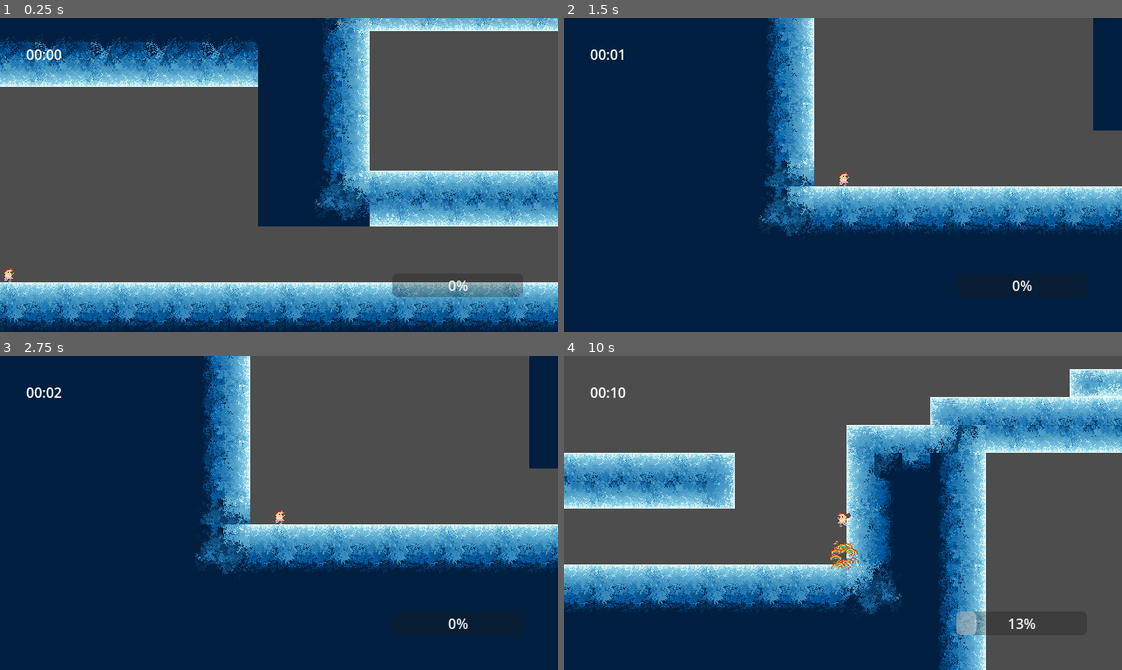
Above: before the commit, frames 1-4 (two rows, left to right).
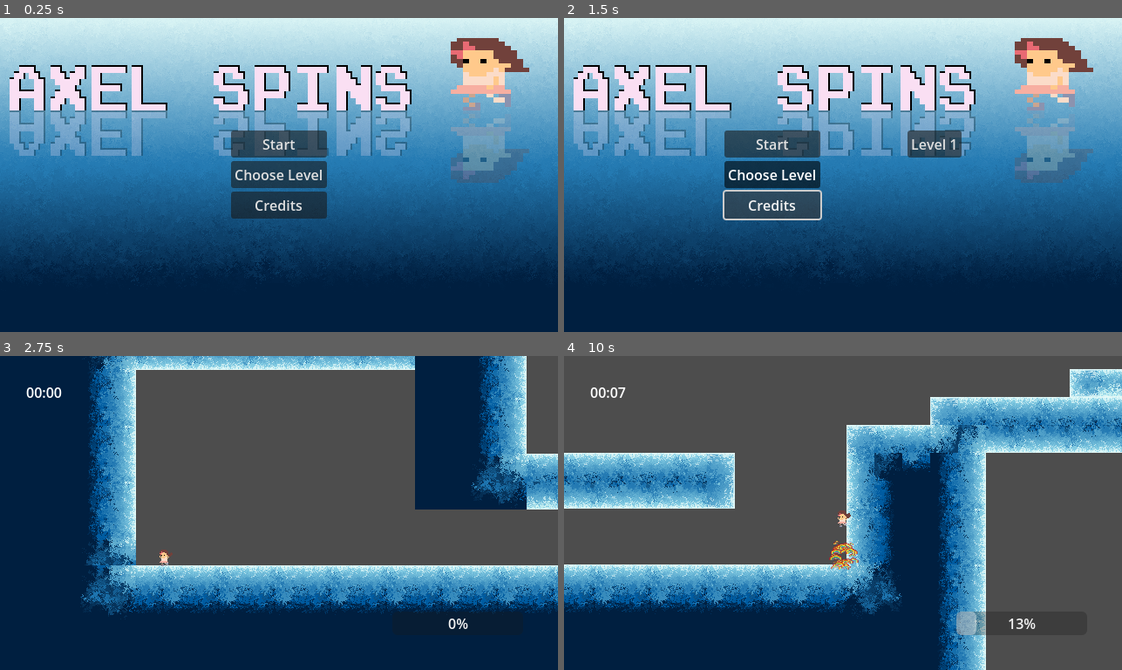
Above: after the commit, the same moments.

Repository: Bitsilisk/speedjam-8
Game: Godot game, scene res://scenes/main.tscn
Two runs of this game, one before a commit and one after it. Both use one fixed random seed, a clock stepped at 60 frames per second and the inputs below. Before the commit the project starts from res://scenes/testbed.tscn.
Inputs (mouse positions are in pixels of both pictures, inside the frame that each line leads up to):
- Up to frame 1 (0.25 s): no input
- Up to frame 2 (1.5 s): click (843, 175) at 0.5 s, where only the run after the commit has a clickable "Choose Level"; click (770, 206) at 1.25 s, where only the run after the commit has a clickable "Credits"
- Up to frame 3 (2.75 s): click (206, 481) at 2 s, where only the run after the commit has a clickable "Start"
- Up to frame 4 (10 s): tap Enter (enter) at 2.75, 2.85, 3.8, 4.35, 5.3, 6.05, 6.8, 7.35, 8.3, 8.85, 9.8 s; move the mouse to (965, 497) at 2.77 s; hold D (move_right) 2.78-3.53 s; click (965, 497) at 2.92 s; tap Space (jump) at 3.02, 3.77, 5.27, 6.02, 6.77, 8.27, 9.02, 9.77 s; move the mouse to (731, 528) at 3.52 s; hold Down (down) 3.53-4.28 s; tap Shift (dash) at 3.6, 8.1 s; move the mouse to (898, 443) at 4.27 s; hold D (move_right) 4.28-5.03 s; move the mouse to (815, 575) at 5.02 s; hold Up (up) 5.03-5.78 s; tap S (fast_fall) at 5.1, 9.6 s; click (815, 575) at 5.17 s; move the mouse to (1010, 560) at 5.77 s; hold F 5.78-6.53 s; hold Left (left) 5.78-7.28 s; move the mouse to (675, 465) at 6.52 s; tap Q at 6.6 s; move the mouse to (870, 513) at 7.27 s; hold Down (down) 7.28-8.03 s; click (870, 513) at 7.42 s; move the mouse to (759, 434) at 8.02 s; hold D (move_right) 8.03-8.78 s; move the mouse to (965, 497) at 8.77 s; hold Up (up) 8.78-9.53 s; move the mouse to (731, 528) at 9.52 s; hold D (move_right) from 9.53 s (still down); click (731, 528) at 9.67 s

The runs differ from the first frame. In frame 1, 95% of the frame differs, in the area x 0-100%, y 0-100%; in frame 2, 74%; in frame 3, 51%; in frame 4, less than 0.1%.
Error after the commit: Invalid access to property or key 'items' on a base object of type 'Nil'. (res://scripts/leaderboard.gd:154)

Commit message:
Main scene updates!

Diff:
--- a/project.godot
+++ b/project.godot
@@ -11,7 +11,7 @@
 [application]
 
 config/name="speedjam-8"
-run/main_scene="res://scenes/testbed.tscn"
+run/main_scene="res://scenes/main.tscn"
 config/features=PackedStringArray("4.3", "GL Compatibility")
 config/icon="res://icon.svg"
 
--- /dev/null
+++ b/scenes/main.tscn
@@ -0,0 +1,43 @@
+[gd_scene load_steps=9 format=3 uid="uid://bx3n8pi2plujw"]
+
+[ext_resource type="PackedScene" uid="uid://bdldxaka32a6w" path="res://scenes/main_menu.tscn" id="2_wl0pp"]
+[ext_resource type="AudioStream" uid="uid://c8eextcdp3dbw" path="res://assets/audio/sfx/icy_uihoverA.wav" id="3_2iioh"]
+[ext_resource type="AudioStream" uid="uid://dk6xyuqw5w0d4" path="res://assets/audio/sfx/icy_uihoverC#.wav" id="4_pyh1i"]
+[ext_resource type="AudioStream" uid="uid://dekfm2fa46s8r" path="res://assets/audio/sfx/icy_uihoverD.wav" id="5_yb8db"]
+[ext_resource type="AudioStream" uid="uid://d4eeh8808l5yo" path="res://assets/audio/sfx/icy_uihoverF#.wav" id="6_i4lgk"]
+[ext_resource type="AudioStream" uid="uid://bic1r6kiobaqo" path="res://assets/audio/sfx/icy_uihoverG.wav" id="7_ddyam"]
+[ext_resource type="AudioStream" uid="uid://bja6thudab6hb" path="res://assets/audio/sfx/icy_uiclick.wav" id="8_a8cvk"]
+
+[sub_resource type="AudioStreamRandomizer" id="AudioStreamRandomizer_sm0iu"]
+streams_count = 5
+stream_0/stream = ExtResource("3_2iioh")
+stream_1/stream = ExtResource("4_pyh1i")
+stream_1/weight = 0.25
+stream_2/stream = ExtResource("5_yb8db")
+stream_3/stream = ExtResource("6_i4lgk")
+stream_4/stream = ExtResource("7_ddyam")
+stream_4/weight = 0.25
+
+[node name="Main" type="Control"]
+process_mode = 3
+layout_mode = 3
+anchors_preset = 15
+anchor_right = 1.0
+anchor_bottom = 1.0
+grow_horizontal = 2
+grow_vertical = 2
+
+[node name="MainMenu" parent="." node_paths=PackedStringArray("game_node") instance=ExtResource("2_wl0pp")]
+layout_mode = 1
+game_node = NodePath("../Game")
+
+[node name="Game" type="Node2D" parent="."]
+process_mode = 1
+
+[node name="sfx_uihover" type="AudioStreamPlayer" parent="."]
+stream = SubResource("AudioStreamRandomizer_sm0iu")
+bus = &"SFX"
+
+[node name="sfx_uiclick" type="AudioStreamPlayer" parent="."]
+stream = ExtResource("8_a8cvk")
+bus = &"SFX"
--- a/scenes/main_game.tscn
+++ /dev/null
@@ -1,123 +0,0 @@
-[gd_scene load_steps=11 format=3 uid="uid://bx3n8pi2plujw"]
-
-[ext_resource type="Script" path="res://scripts/main_game.gd" id="1_i4yg0"]
-[ext_resource type="Script" path="res://scripts/leaderboard.gd" id="2_gq2q6"]
-[ext_resource type="Texture2D" uid="uid://ddea8yd2pdl2i" path="res://scenes/title_screen.png" id="3_pet02"]
-[ext_resource type="AudioStream" uid="uid://c8eextcdp3dbw" path="res://assets/audio/sfx/icy_uihoverA.wav" id="4_g12oj"]
-[ext_resource type="AudioStream" uid="uid://dk6xyuqw5w0d4" path="res://assets/audio/sfx/icy_uihoverC#.wav" id="5_nyb13"]
-[ext_resource type="AudioStream" uid="uid://dekfm2fa46s8r" path="res://assets/audio/sfx/icy_uihoverD.wav" id="6_kv7io"]
-[ext_resource type="AudioStream" uid="uid://d4eeh8808l5yo" path="res://assets/audio/sfx/icy_uihoverF#.wav" id="7_n0o70"]
-[ext_resource type="AudioStream" uid="uid://bic1r6kiobaqo" path="res://assets/audio/sfx/icy_uihoverG.wav" id="8_fnj85"]
-[ext_resource type="AudioStream" uid="uid://bja6thudab6hb" path="res://assets/audio/sfx/icy_uiclick.wav" id="9_0nknd"]
-
-[sub_resource type="AudioStreamRandomizer" id="AudioStreamRandomizer_sm0iu"]
-streams_count = 5
-stream_0/stream = ExtResource("4_g12oj")
-stream_1/stream = ExtResource("5_nyb13")
-stream_1/weight = 0.25
-stream_2/stream = ExtResource("6_kv7io")
-stream_3/stream = ExtResource("7_n0o70")
-stream_4/stream = ExtResource("8_fnj85")
-stream_4/weight = 0.25
-
-[node name="MainGame" type="Control"]
-process_mode = 3
-layout_mode = 3
-anchors_preset = 15
-anchor_right = 1.0
-anchor_bottom = 1.0
-grow_horizontal = 2
-grow_vertical = 2
-script = ExtResource("1_i4yg0")
-
-[node name="main_menu" type="MarginContainer" parent="."]
-layout_mode = 1
-anchors_preset = 15
-anchor_right = 1.0
-anchor_bottom = 1.0
-offset_left = -100.0
-offset_top = -100.0
-offset_right = 10.0
-offset_bottom = 10.0
-grow_horizontal = 2
-grow_vertical = 2
-theme_override_constants/margin_left = 100
-theme_override_constants/margin_top = 100
-theme_override_constants/margin_right = 10
-theme_override_constants/margin_bottom = 10
-
-[node name="TextureRect" type="TextureRect" parent="main_menu"]
-texture_filter = 1
-layout_mode = 2
-texture = ExtResource("3_pet02")
-metadata/_aseprite_wizard_interface_config_ = {
-"pending_changes": {}
-}
-metadata/_aseprite_wizard_config_ = {
-"i_mode": 1,
-"keep_anim_length": false,
-"layers": [],
-"o_ex_p": "",
-"o_folder": "",
-"o_name": "",
-"only_visible": false,
-"player": "",
-"slice": "",
-"source": "C:/Asesprite/Projects/speedjam/background/title_screen.aseprite"
-}
-metadata/_aseprite_wizard_source_file_hash_ = "4b31be967e28a08195d1aa5fedb8c6f6"
-
-[node name="HBoxContainer" type="HBoxContainer" parent="main_menu"]
-layout_mode = 2
-theme_override_constants/separation = 100
-
-[node name="VBoxContainer" type="VBoxContainer" parent="main_menu/HBoxContainer"]
-layout_mode = 2
-
-[node name="start" type="Button" parent="main_menu/HBoxContainer/VBoxContainer"]
-layout_mode = 2
-text = "Start"
-
-[node name="choose_level" type="Button" parent="main_menu/HBoxContainer/VBoxContainer"]
-layout_mode = 2
-text = "Choose Level"
-
-[node name="credits" type="Button" parent="main_menu/HBoxContainer/VBoxContainer"]
-layout_mode = 2
-text = "Credits"
-
-[node name="leaderboard" type="VBoxContainer" parent="main_menu/HBoxContainer"]
-layout_mode = 2
-theme_override_constants/separation = 20
-script = ExtResource("2_gq2q6")
-
-[node name="all_score" type="Label" parent="main_menu/HBoxContainer/leaderboard"]
-layout_mode = 2
-text = "Loading leaderboard"
-
-[node name="player_score" type="Label" parent="main_menu/HBoxContainer/leaderboard"]
-layout_mode = 2
-text = "Loading your score"
-
-[node name="current_name" type="Label" parent="main_menu/HBoxContainer/leaderboard"]
-layout_mode = 2
-text = "Your name: "
-
-[node name="name_enter" type="LineEdit" parent="main_menu/HBoxContainer/leaderboard"]
-custom_minimum_size = Vector2(150, 0)
-layout_mode = 2
-placeholder_text = "Enter your name"
-max_length = 20
-
-[node name="main_2d" type="Node2D" parent="."]
-process_mode = 1
-
-[node name="sfx_uihover" type="AudioStreamPlayer" parent="."]
-stream = SubResource("AudioStreamRandomizer_sm0iu")
-bus = &"SFX"
-
-[node name="sfx_uiclick" type="AudioStreamPlayer" parent="."]
-stream = ExtResource("9_0nknd")
-bus = &"SFX"
-
-[connection signal="pressed" from="main_menu/HBoxContainer/VBoxContainer/start" to="." method="_on_start_pressed"]
--- /dev/null
+++ b/scenes/main_menu.tscn
@@ -0,0 +1,103 @@
+[gd_scene load_steps=5 format=3 uid="uid://bdldxaka32a6w"]
+
+[ext_resource type="Script" path="res://scripts/main_menu.gd" id="1_427ti"]
+[ext_resource type="Texture2D" uid="uid://ddea8yd2pdl2i" path="res://scenes/title_screen.png" id="1_mnw4v"]
+[ext_resource type="PackedScene" uid="uid://3jyy2ushgi0" path="res://scenes/testbed.tscn" id="2_a27nq"]
+[ext_resource type="Script" path="res://scripts/leaderboard.gd" id="2_aedt5"]
+
+[node name="MainMenu" type="Control" node_paths=PackedStringArray("level_choices")]
+layout_mode = 3
+anchors_preset = 15
+anchor_right = 1.0
+anchor_bottom = 1.0
+grow_horizontal = 2
+grow_vertical = 2
+script = ExtResource("1_427ti")
+levels = Array[PackedScene]([ExtResource("2_a27nq")])
+level_choices = NodePath("CenterContainer/HBoxContainer/LevelChoices")
+
+[node name="Background" type="TextureRect" parent="."]
+texture_filter = 1
+layout_mode = 1
+anchors_preset = 15
+anchor_right = 1.0
+anchor_bottom = 1.0
+grow_horizontal = 2
+grow_vertical = 2
+texture = ExtResource("1_mnw4v")
+metadata/_aseprite_wizard_interface_config_ = {
+"pending_changes": {}
+}
+metadata/_aseprite_wizard_config_ = {
+"i_mode": 1,
+"keep_anim_length": false,
+"layers": [],
+"o_ex_p": "",
+"o_folder": "",
+"o_name": "",
+"only_visible": false,
+"player": "",
+"slice": "",
+"source": "C:/Asesprite/Projects/speedjam/background/title_screen.aseprite"
+}
+metadata/_aseprite_wizard_source_file_hash_ = "4b31be967e28a08195d1aa5fedb8c6f6"
+
+[node name="CenterContainer" type="CenterContainer" parent="."]
+layout_mode = 1
+anchors_preset = 15
+anchor_right = 1.0
+anchor_bottom = 1.0
+grow_horizontal = 2
+grow_vertical = 2
+
+[node name="HBoxContainer" type="HBoxContainer" parent="CenterContainer"]
+layout_mode = 2
+theme_override_constants/separation = 100
+
+[node name="VBoxContainer" type="VBoxContainer" parent="CenterContainer/HBoxContainer"]
+layout_mode = 2
+
+[node name="start" type="Button" parent="CenterContainer/HBoxContainer/VBoxContainer"]
+layout_mode = 2
+text = "Start"
+
+[node name="choose_level" type="Button" parent="CenterContainer/HBoxContainer/VBoxContainer"]
+layout_mode = 2
+toggle_mode = true
+text = "Choose Level"
+
+[node name="credits" type="Button" parent="CenterContainer/HBoxContainer/VBoxContainer"]
+layout_mode = 2
+text = "Credits"
+
+[node name="leaderboard" type="VBoxContainer" parent="CenterContainer/HBoxContainer"]
+visible = false
+layout_mode = 2
+theme_override_constants/separation = 20
+script = ExtResource("2_aedt5")
+
+[node name="all_score" type="Label" parent="CenterContainer/HBoxContainer/leaderboard"]
+layout_mode = 2
+text = "Loading leaderboard"
+
+[node name="player_score" type="Label" parent="CenterContainer/HBoxContainer/leaderboard"]
+layout_mode = 2
+text = "Loading your score"
+
+[node name="current_name" type="Label" parent="CenterContainer/HBoxContainer/leaderboard"]
+layout_mode = 2
+text = "Your name: "
+
+[node name="name_enter" type="LineEdit" parent="CenterContainer/HBoxContainer/leaderboard"]
+custom_minimum_size = Vector2(150, 0)
+layout_mode = 2
+placeholder_text = "Enter your name"
+max_length = 20
+
+[node name="LevelChoices" type="VBoxContainer" parent="CenterContainer/HBoxContainer"]
+visible = false
+layout_mode = 2
+
+[connection signal="pressed" from="CenterContainer/HBoxContainer/VBoxContainer/start" to="." method="_on_start_pressed"]
+[connection signal="toggled" from="CenterContainer/HBoxContainer/VBoxContainer/choose_level" to="." method="_on_choose_level_toggled"]
+[connection signal="pressed" from="CenterContainer/HBoxContainer/VBoxContainer/credits" to="." method="_on_credits_pressed"]
--- a/scripts/leaderboard.gd
+++ b/scripts/leaderboard.gd
@@ -24,7 +24,8 @@
 @onready var current_name = $current_name
 
 func _ready():
-	_authentication_request()
+	pass
+	#_authentication_request()
 
 func load_new_info(new_score):
 	_upload_score(new_score)
--- /dev/null
+++ b/scripts/main_menu.gd
@@ -0,0 +1,46 @@
+extends Control
+
+@export var levels:Array[PackedScene]
+@export var level_choices:Control
+@export var game_node:Node2D
+
+# Called when the node enters the scene tree for the first time.
+func _ready() -> void:
+	for level in range(levels.size()):
+		var button = Button.new()
+		button.text = "Level {0}".format([level+1])
+		button.pressed.connect(func():
+			load_level(level)
+		)
+		level_choices.add_child(button)
+
+
+func load_level(index:int) -> void:
+	if levels.size() < index:
+		printerr("Invalid level index: {0}".format(index))
+		return
+
+	if not is_instance_valid(game_node):
+		return
+
+	for child in game_node.get_children():
+		child.queue_free()
+
+	var level = levels[index].instantiate()
+	game_node.add_child(level)
+	hide()
+
+func _process(delta: float) -> void:
+	pass
+
+
+func _on_start_pressed() -> void:
+	load_level(0)
+
+
+func _on_choose_level_toggled(toggled_on: bool) -> void:
+	level_choices.visible = toggled_on
+
+
+func _on_credits_pressed() -> void:
+	pass # Replace with function body.
